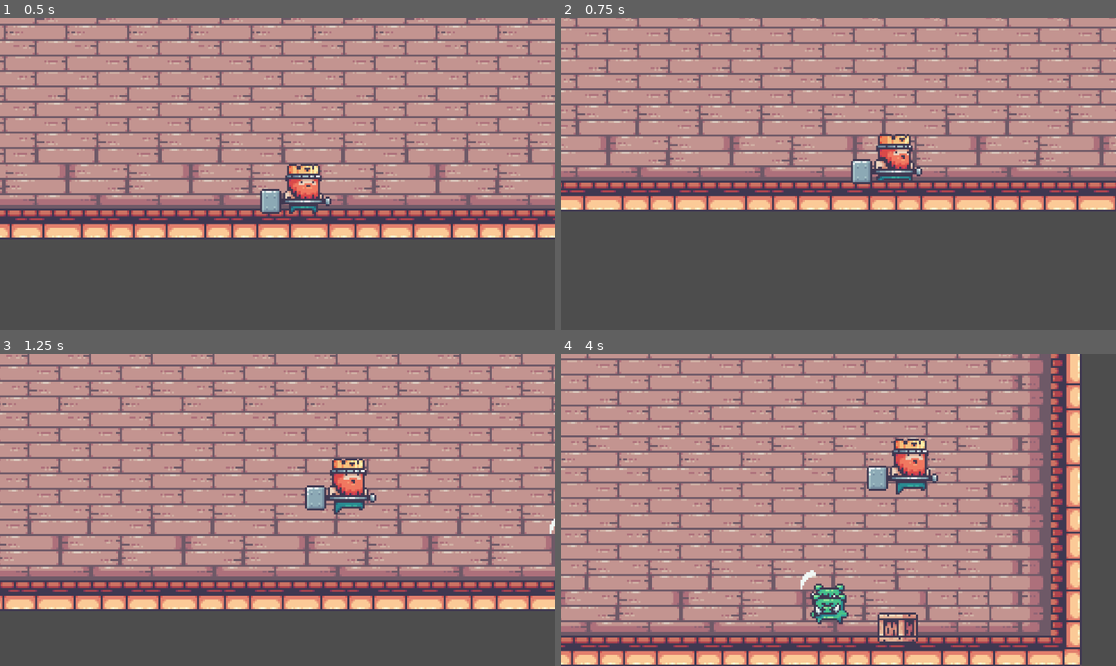
Above: before the commit, frames 1-4 (two rows, left to right).
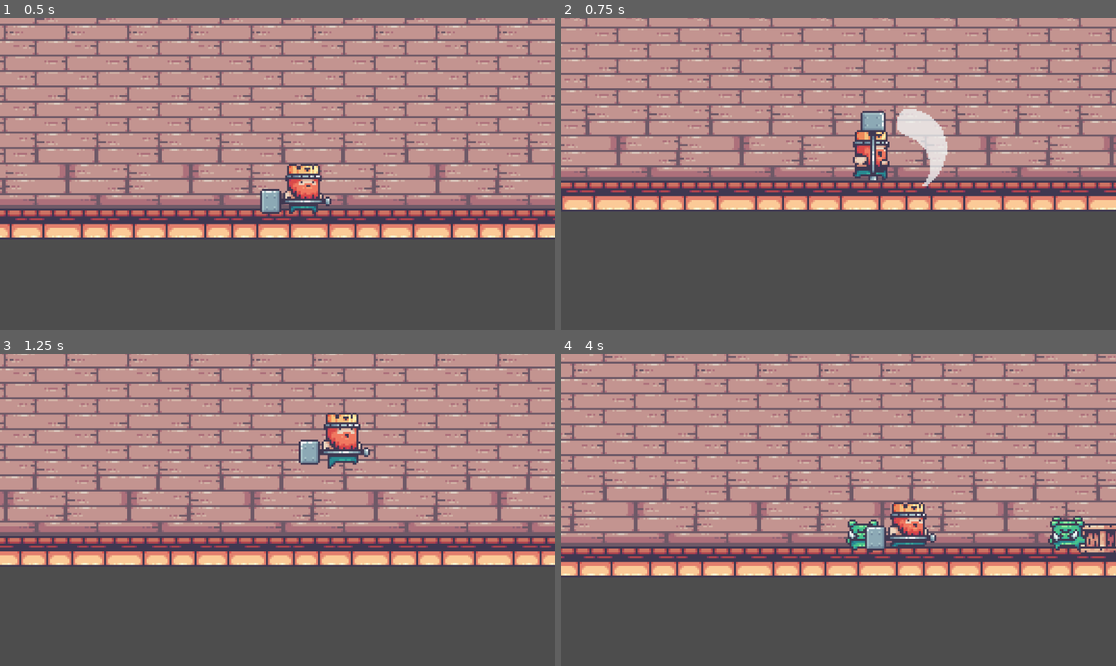
Above: after the commit, the same moments.

Repository: Tobyjcode/KingVsPigs
Game: Godot game, scene res://scenes/game.tscn
The game is run twice, just before and just after one commit, with the same random seed, the same clock (stepped at 60 frames per second) and the same inputs.
Inputs:
- Up to frame 1 (0.5 s): no input
- Up to frame 2 (0.75 s): hold D (move_right) from 0.53 s (still down); tap E (attack, bound only after the commit) at 0.6 s
- Up to frame 3 (1.25 s): keep holding D (move_right); tap Space (jump) at 0.77, 0.8, 1.07 s
- Up to frame 4 (4 s): tap Space (jump) at 1.35, 1.52, 1.82, 2.3, 3.02, 3.32, 3.6, 3.77 s; tap E (attack, bound only after the commit) at 1.55, 2.1, 2.85 s; release D (move_right) at 2.03 s; hold Left (move_left) 2.03-2.78 s; hold D (move_right) from 2.78 s (still down)

Frame 1 is identical in both runs. In frame 2, 17% of the frame differs, in the area x 0-100%, y 0-62%; in frame 3, 47%; in frame 4, 67%, in the area x 0-100%, y 0-100%.

Commit message:
#Added attack input mapping and implemented attack functionality in player script. Introduced new piggy scene with animations and textures, and updated player scene to include player group. Adjusted player attack animation to be non-looping.

Diff:
--- a/project.godot
+++ b/project.godot
@@ -38,6 +38,11 @@
 , Object(InputEventKey,"resource_local_to_scene":false,"resource_name":"","device":-1,"window_id":0,"alt_pressed":false …(186 unchanged characters)…
 ]
 }
+attack={
+"deadzone": 0.2,
+"events": [Object(InputEventKey,"resource_local_to_scene":false,"resource_name":"","device":-1,"window_id":0,"alt_pressed":false,"shift_pressed":false,"ctrl_pressed":false,"meta_pressed":false,"pressed":false,"keycode":0,"physical_keycode":69,"key_label":0,"unicode":101,"location":0,"echo":false,"script":null)
+]
+}
 
 [rendering]
 
--- a/scenes/game.tscn
+++ b/scenes/game.tscn
@@ -1,10 +1,11 @@
-[gd_scene load_steps=11 format=4 uid="uid://bsidra6cwxs67"]
+[gd_scene load_steps=12 format=4 uid="uid://bsidra6cwxs67"]
 
 [ext_resource type="PackedScene" uid="uid://cj47rlfy46f4y" path="res://scenes/player.tscn" id="1_uwrxv"]
 [ext_resource type="Texture2D" uid="uid://dn5pk4sf1sf25" path="res://assets/Kings and Pigs/Sprites/14-TileSets/Decorations (32x32).png" id="2_lnu2h"]
 [ext_resource type="Texture2D" uid="uid://dis7fet3ee3w8" path="res://assets/Kings and Pigs/Sprites/14-TileSets/Terrain (32x32).png" id="3_lbhrr"]
 [ext_resource type="PackedScene" uid="uid://dvlpf7cffg5bj" path="res://scenes/box.tscn" id="4_lbhrr"]
 [ext_resource type="PackedScene" uid="uid://y35ewkaajeqr" path="res://scenes/pig.tscn" id="5_iywne"]
+[ext_resource type="PackedScene" uid="uid://dmixkcy6oojq1" path="res://scenes/piggy.tscn" id="6_p57ef"]
 
 [sub_resource type="TileSetAtlasSource" id="TileSetAtlasSource_iywne"]
 texture = ExtResource("2_lnu2h")
@@ -881,3 +882,6 @@
 
 [node name="pig" parent="." instance=ExtResource("5_iywne")]
 position = Vector2(250, 76)
+
+[node name="Piggy" parent="." instance=ExtResource("6_p57ef")]
+position = Vector2(200, 75)
--- /dev/null
+++ b/scenes/piggy.gd
@@ -0,0 +1,11 @@
+extends "res://scripts/enemy_pig.gd"
+
+
+# Called when the node enters the scene tree for the first time.
+func _ready() -> void:
+	pass # Replace with function body.
+
+
+# Called every frame. 'delta' is the elapsed time since the previous frame.
+func _process(delta: float) -> void:
+	pass
--- a/scenes/piggy.tscn
+++ b/scenes/piggy.tscn
@@ -1,8 +1,10 @@
-[gd_scene load_steps=24 format=3 uid="uid://dmixkcy6oojq1"]
-
+[gd_scene load_steps=32 format=3 uid="uid://dmixkcy6oojq1"]
+
+[ext_resource type="Script" uid="uid://dwbatx1scim37" path="res://scripts/enemy_pig.gd" id="1_56si3"]
 [ext_resource type="Texture2D" uid="uid://0re6e3f1tkjp" path="res://assets/Kings and Pigs/Sprites/03-Pig/Attack (34x28).png" id="1_j740r"]
 [ext_resource type="Texture2D" uid="uid://cgy70rw6km6ho" path="res://assets/Kings and Pigs/Sprites/03-Pig/Hit (34x28).png" id="2_ct3s0"]
 [ext_resource type="Texture2D" uid="uid://cr44fsllx7qkh" path="res://assets/Kings and Pigs/Sprites/03-Pig/Idle (34x28).png" id="3_7e1yb"]
+[ext_resource type="Texture2D" uid="uid://b2l6pcn2bfr5j" path="res://assets/Kings and Pigs/Sprites/03-Pig/Run (34x28).png" id="5_7wbru"]
 
 [sub_resource type="AtlasTexture" id="AtlasTexture_bnrkt"]
 atlas = ExtResource("1_j740r")
@@ -76,6 +78,30 @@
 atlas = ExtResource("3_7e1yb")
 region = Rect2(340, 0, 34, 28)
 
+[sub_resource type="AtlasTexture" id="AtlasTexture_nypqq"]
+atlas = ExtResource("5_7wbru")
+region = Rect2(0, 0, 34, 28)
+
+[sub_resource type="AtlasTexture" id="AtlasTexture_ud3u2"]
+atlas = ExtResource("5_7wbru")
+region = Rect2(34, 0, 34, 28)
+
+[sub_resource type="AtlasTexture" id="AtlasTexture_venk0"]
+atlas = ExtResource("5_7wbru")
+region = Rect2(68, 0, 34, 28)
+
+[sub_resource type="AtlasTexture" id="AtlasTexture_3t7up"]
+atlas = ExtResource("5_7wbru")
+region = Rect2(102, 0, 34, 28)
+
+[sub_resource type="AtlasTexture" id="AtlasTexture_y0au4"]
+atlas = ExtResource("5_7wbru")
+region = Rect2(136, 0, 34, 28)
+
+[sub_resource type="AtlasTexture" id="AtlasTexture_r2ntg"]
+atlas = ExtResource("5_7wbru")
+region = Rect2(170, 0, 34, 28)
+
 [sub_resource type="SpriteFrames" id="SpriteFrames_pjtmk"]
 animations = [{
 "frames": [{
@@ -146,17 +172,39 @@
 "loop": true,
 "name": &"idle",
 "speed": 10.0
+}, {
+"frames": [{
+"duration": 1.0,
+"texture": SubResource("AtlasTexture_nypqq")
+}, {
+"duration": 1.0,
+"texture": SubResource("AtlasTexture_ud3u2")
+}, {
+"duration": 1.0,
+"texture": SubResource("AtlasTexture_venk0")
+}, {
+"duration": 1.0,
+"texture": SubResource("AtlasTexture_3t7up")
+}, {
+"duration": 1.0,
+"texture": SubResource("AtlasTexture_y0au4")
+}, {
+"duration": 1.0,
+"texture": SubResource("AtlasTexture_r2ntg")
+}],
+"loop": true,
+"name": &"run",
+"speed": 10.0
 }]
 
 [sub_resource type="RectangleShape2D" id="RectangleShape2D_ow6q2"]
 
 [node name="Piggy" type="CharacterBody2D"]
+script = ExtResource("1_56si3")
 
 [node name="AnimatedSprite2D" type="AnimatedSprite2D" parent="."]
 sprite_frames = SubResource("SpriteFrames_pjtmk")
-animation = &"attack"
-frame = 3
-frame_progress = 0.409426
+animation = &"run"
 
 [node name="Node" type="Node" parent="."]
 
--- a/scenes/player.tscn
+++ b/scenes/player.tscn
@@ -212,7 +212,7 @@
 "duration": 1.0,
 "texture": SubResource("AtlasTexture_smehm")
 }],
-"loop": true,
+"loop": false,
 "name": &"attack",
 "speed": 10.0
 }, {
@@ -397,15 +397,14 @@
 [sub_resource type="CircleShape2D" id="CircleShape2D_bwjto"]
 radius = 8.06226
 
-[node name="Player" type="CharacterBody2D"]
+[node name="Player" type="CharacterBody2D" groups=["player"]]
 script = ExtResource("1_g2els")
 
 [node name="AnimatedSprite2D" type="AnimatedSprite2D" parent="."]
 z_index = 5
 position = Vector2(8, -15)
 sprite_frames = SubResource("SpriteFrames_urp6f")
-animation = &"hit"
-frame_progress = 0.070131
+animation = &"attack"
 
 [node name="CollisionShape2D" type="CollisionShape2D" parent="."]
 position = Vector2(1, -11)
--- /dev/null
+++ b/scripts/enemy_pig.gd
@@ -0,0 +1,51 @@
+extends CharacterBody2D
+
+const SPEED = 80.0
+const PATROL_DISTANCE = 100.0
+const DETECTION_RANGE = 150.0
+
+var gravity = ProjectSettings.get_setting("physics/2d/default_gravity")
+var start_position: Vector2
+var patrol_direction = 1
+var is_attacking = false
+
+@onready var animated_sprite = $AnimatedSprite2D
+@onready var player = get_tree().get_first_node_in_group("player")
+
+func _ready():
+	start_position = position
+	animated_sprite.animation_finished.connect(_on_AnimatedSprite2D_animation_finished)
+
+func _physics_process(delta):
+	# Add gravity
+	if not is_on_floor():
+		velocity.y += gravity * delta
+
+	# Handle movement
+	if is_attacking:
+		velocity.x = 0
+		move_and_slide()
+		return
+
+	# Check if player is in range
+	if player and position.distance_to(player.position) < DETECTION_RANGE:
+		# Move towards player
+		var direction = sign(player.position.x - position.x)
+		velocity.x = direction * SPEED
+		animated_sprite.flip_h = direction < 0
+		animated_sprite.play("run")
+	else:
+		# Patrol behavior
+		var distance_from_start = abs(position.x - start_position.x)
+		if distance_from_start >= PATROL_DISTANCE:
+			patrol_direction *= -1
+
+		velocity.x = patrol_direction * SPEED
+		animated_sprite.flip_h = patrol_direction < 0
+		animated_sprite.play("run")
+
+	move_and_slide()
+
+func _on_AnimatedSprite2D_animation_finished():
+	if animated_sprite.animation == "attack":
+		is_attacking = false
--- a/scripts/player.gd
+++ b/scripts/player.gd
@@ -6,13 +6,28 @@
 
 # Get the gravity from the project settings to be synced with RigidBody nodes.
 var gravity = ProjectSettings.get_setting("physics/2d/default_gravity")
+var is_attacking = false
 
 @onready var animated_sprite = $AnimatedSprite2D
+
+func _ready():
+	animated_sprite.animation_finished.connect(_on_AnimatedSprite2D_animation_finished)
 
 func _physics_process(delta):
 	# Add the gravity.
 	if not is_on_floor():
 		velocity.y += gravity * delta
+
+	# Handle attack
+	if not is_attacking and Input.is_action_just_pressed("attack"):
+		is_attacking = true
+		animated_sprite.play("attack")
+
+	# Prevent movement and jumping while attacking
+	if is_attacking:
+		velocity.x = 0
+		move_and_slide()
+		return
 
 	# Handle jump.
 	if Input.is_action_just_pressed("jump") and is_on_floor():
@@ -28,7 +43,10 @@
 		animated_sprite.flip_h = true
 
 	# Play animations
-	if is_on_floor():
+	if is_attacking:
+		# Attack animation is already playing
+		pass
+	elif is_on_floor():
 		if direction == 0:
 			animated_sprite.play("idle")
 		else:
@@ -43,3 +61,7 @@
 		velocity.x = move_toward(velocity.x, 0, SPEED)
 
 	move_and_slide()
+
+func _on_AnimatedSprite2D_animation_finished():
+	if animated_sprite.animation == "attack":
+		is_attacking = false
Not shown, added: scenes/piggy.gd.uid
Not shown, added: scripts/enemy_pig.gd.uid
